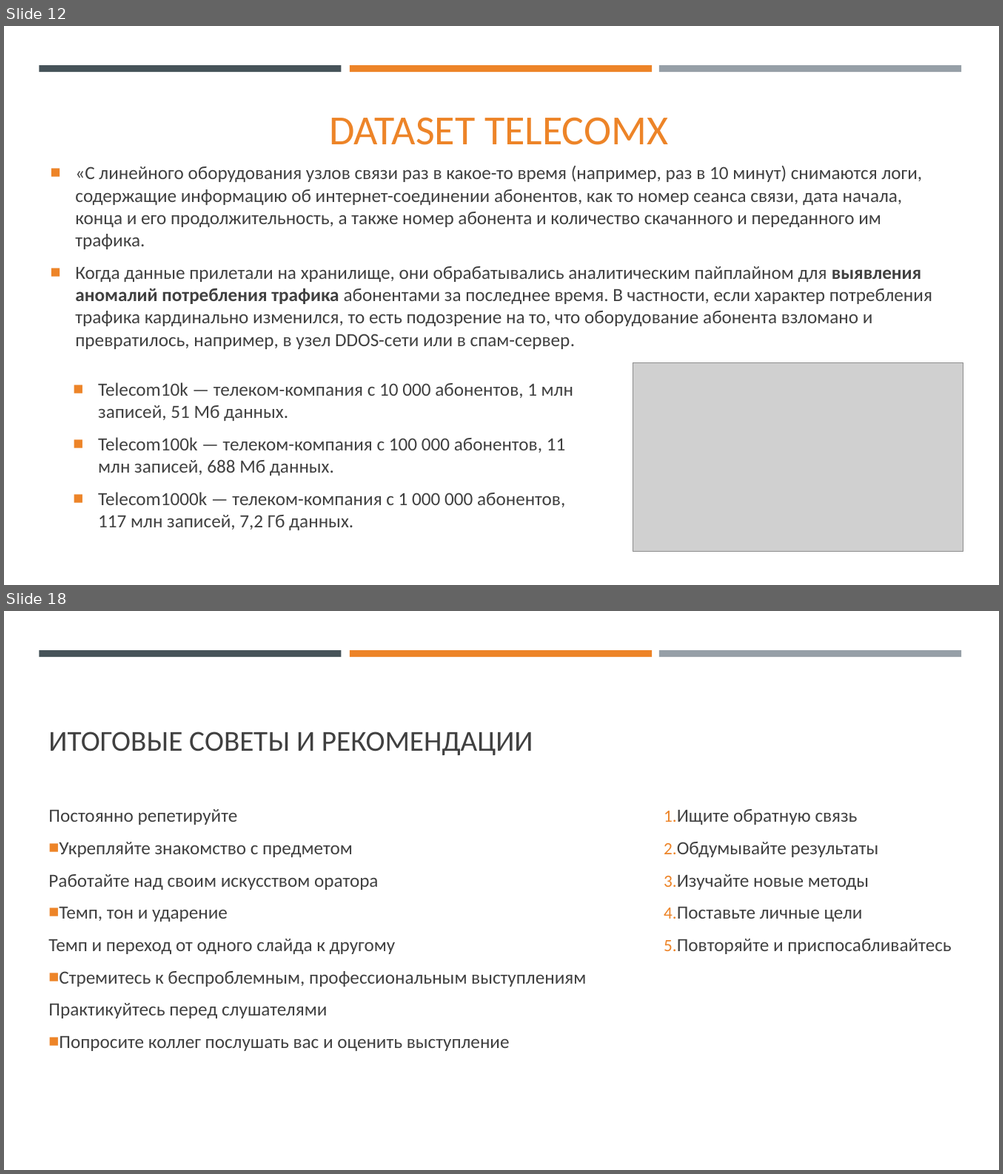
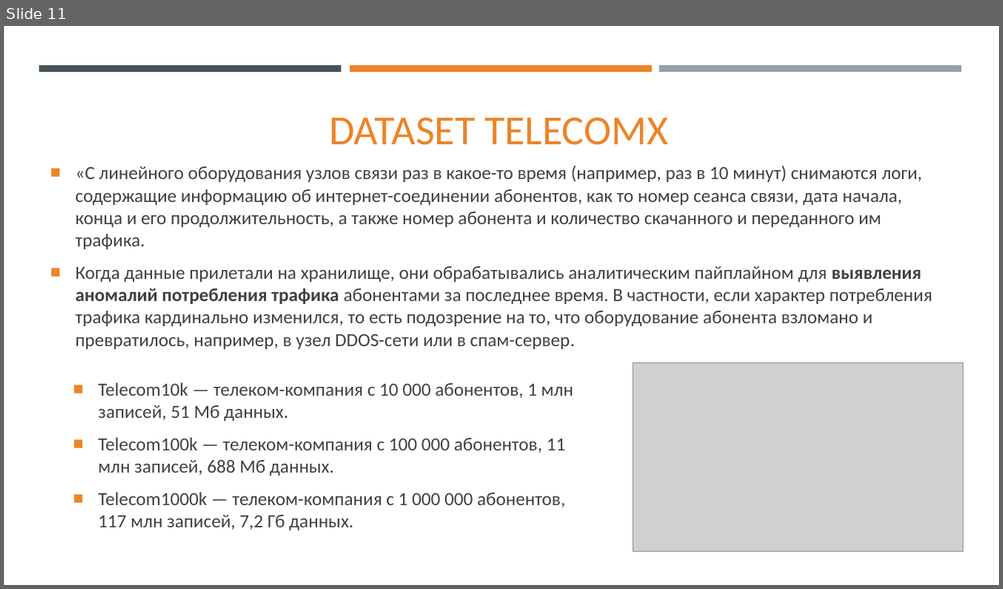
Before and after one commit to SkibaSAY/IPS_University, a slide deck: IPSLib/Documentation/Доклад для конференции/Доклад.pptx. Shown one above the other, each under a label of ours: slides 12 and 18 before the commit, slide 11 after it; the slides between them are not shown. The pictures are 1003x1174 and 1003x589 pixels, drawn with LibreOffice and Linux fonts; fonts in the diff are those of the drawing; grey boxes stand for pictures. Boxes give left, top, right and bottom in pixels: in the first picture for what was removed or moved away, otherwise in the second. Text is boxed around its words. In the diff, an @@ line names an element or a change of style, - is before the commit and + after.

```diff
--- a/IPSLib/Documentation/Доклад для конференции/Доклад.pptx
+++ b/IPSLib/Documentation/Доклад для конференции/Доклад.pptx
@@ slide 18 removed at (4, 611, 999, 1170), background #FFFFFF; not listed: 3 template elements that a slide beside it also shows @@
@@ title removed at (48, 732, 533, 755) @@
-ИТОГОВЫЕ СОВЕТЫ И РЕКОМЕНДАЦИИ
@@ text removed at (48, 809, 586, 1051) @@
-Постоянно репетируйте
-  ■ Укрепляйте знакомство с предметом
-Работайте над своим искусством оратора
-  ■ Темп, тон и ударение
-Темп и переход от одного слайда к другому
-  ■ Стремитесь к беспроблемным, профессиональным выступлениям
-Практикуйтесь перед слушателями
-  ■ Попросите коллег послушать вас и оценить выступление
@@ text removed at (677, 809, 950, 954) @@
-1. Ищите обратную связь
-2. Обдумывайте результаты
-3. Изучайте новые методы
-4. Поставьте личные цели
-5. Повторяйте и приспосабливайтесь
@@ what was slide 12 is now slide 11 @@
```
Also in this commit, not shown: 2 slides changed, 10 slides added, 7 other slides removed, 4 other files.
